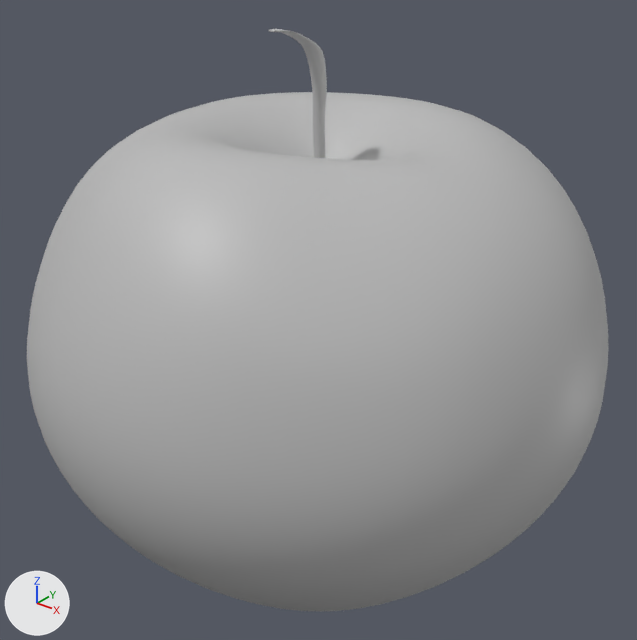
An edit to the Blender file Snake/Assets/FBX/Apple.blend, drawn before and after from the same camera.
The view is the same before and after, from a 50 mm lens placed at (0.677, -0.845, 0.572), pointed at (0.003, -0.002, 0.05). Arrows for +X, +Y and +Z are at lower left; the lights stay in place.

The first picture shows 'Apple', 'Apple.001'.
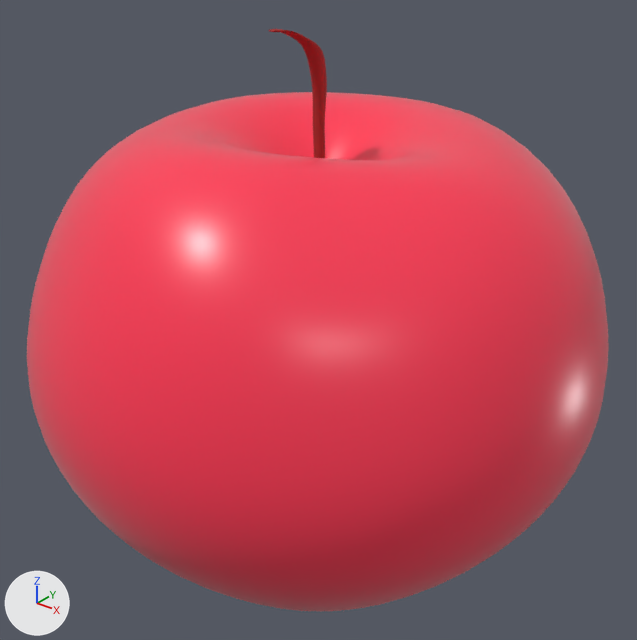
Location of each change, [x1, y1, x2, y2] in pixels of the pictures (637 x 640 px):
'Apple', surface changed (grey to red)
    both: [27, 92, 609, 612]
'Apple.001', surface changed, recoloured (grey to red)
    both: [269, 29, 327, 158]

The change, as a diff of the scene's bpy script:
```diff
--- a/Snake/Assets/FBX/Apple.blend.py
+++ b/Snake/Assets/FBX/Apple.blend.py
@@ img_material_001_base_color @@
+img_material_001_base_color = load_image('Material.001 Base Color', '_unpacked/Material.001_Base_Color', 1024, 1024, 'sRGB')
@@ mat_material_001 @@
 mat_material_001 = principled_material('Material.001')
-mat_material_001.base_color = (0.5, 0.5, 0.5)  # grey #bcbcbc
+mat_material_001.texture = img_material_001_base_color
+mat_material_001.roughness = 0.322
+mat_material_001.sheen_weight = 0.102
@@ mat_material_002 @@
+mat_material_002 = principled_material('Material.002')
+mat_material_002.base_color = (0.376, 0.0232, 0.0232)  # red #a52a2a
+mat_material_002.roughness = 0.882
@@ me_sphere_003 @@
 me_sphere_003.from_pydata(...)  # 64 vertices, 57 faces; spans x -0.02..0.022, y -0.083..0.019, z 0.23..0.439
-me_sphere_003.materials.append(mat_material_001)  # grey #bcbcbc
+me_sphere_003.materials.append(mat_material_002)  # red #a52a2a
```
